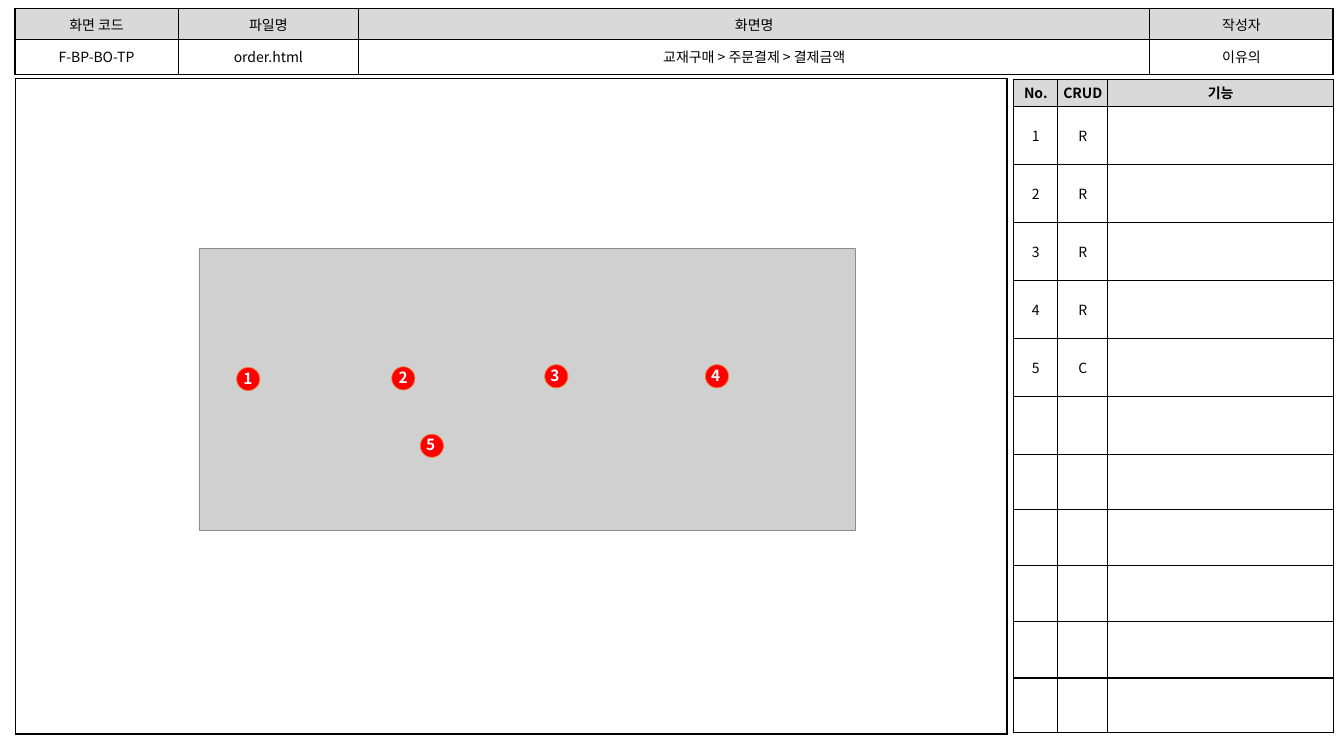
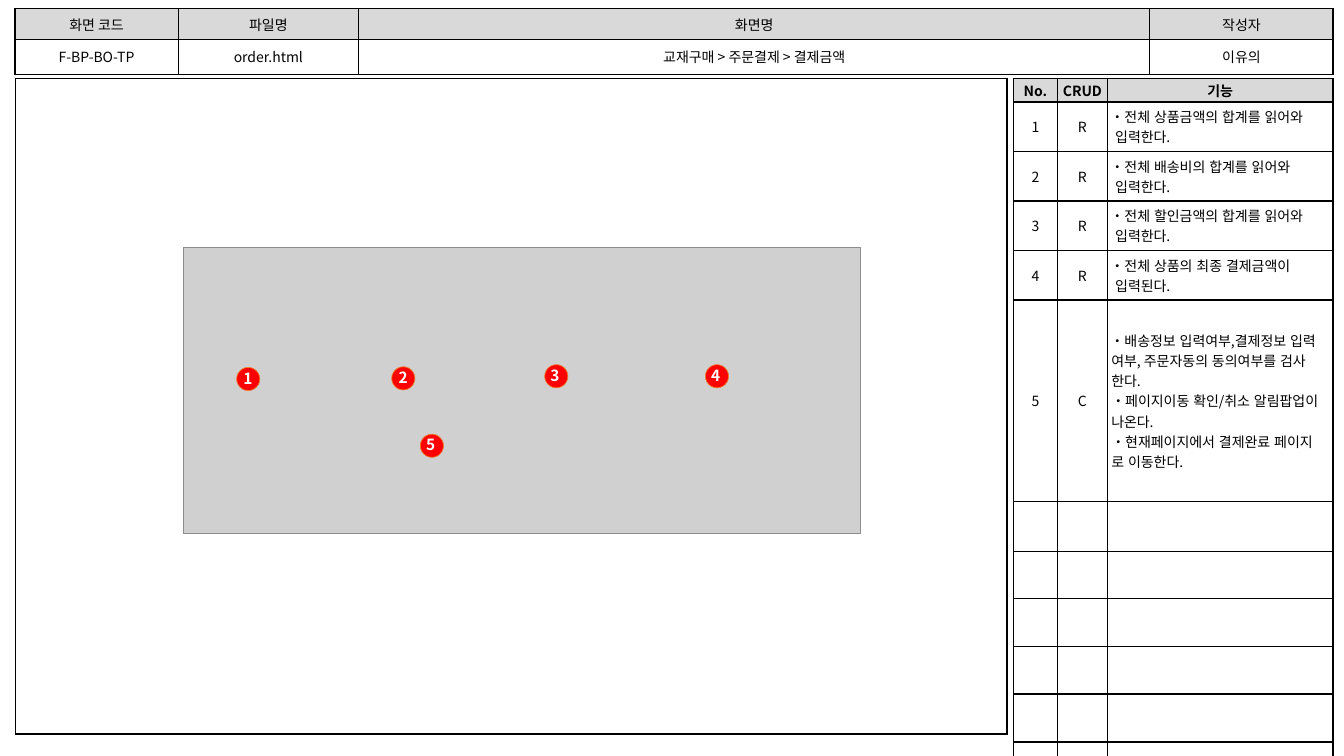
Before and after one commit to index506/cosmo6th_3thGroup, a slide deck: slide 7 of 3rd_Project/Member/Lee/기능,화면,테스트 문서/3th_Project_화면 설계도(이유의).pptx. Drawn at 1344x756 pixels with LibreOffice and Linux fonts; fonts in the diff are those of the drawing; grey boxes stand for pictures. Boxes give left, top, right and bottom in pixels: in the first picture for what was removed or moved away, otherwise in the second. Text is boxed around its words. In the diff, an @@ line names an element or a change of style, - is before the commit and + after.

```diff
--- a/3rd_Project/Member/Lee/기능,화면,테스트 문서/3th_Project_화면 설계도(이유의).pptx
+++ b/3rd_Project/Member/Lee/기능,화면,테스트 문서/3th_Project_화면 설계도(이유의).pptx
@@ table at (1013, 79, 1334, 738) @@
-row 2, column 3: 
+row 2, column 3: ・전체 상품금액의 합계를 읽어와 / 입력한다.
-row 3, column 3: 
+row 3, column 3: ・전체 배송비의 합계를 읽어와 / 입력한다.
-row 4, column 3: 
+row 4, column 3: ・전체 할인금액의 합계를 읽어와 / 입력한다.
-row 5, column 3: 
+row 5, column 3: ・전체 상품의 최종 결제금액이 / 입력된다.
-row 6, column 3: 
+row 6, column 3: ・배송정보 입력여부,결제정보 입력 / 여부, 주문자동의 동의여부를 검사 / 한다. / ・페이지이동 확인/취소 알림팝업이 / 나온다. / ・현재페이지에서 결제완료 페이지 / 로 이동한다.
@@ picture: place and size @@
-picture at (200, 249, 856, 530)
+picture at (184, 247, 861, 533)
```
Also in this commit, not shown: 8 other slides changed, 2 other files.
